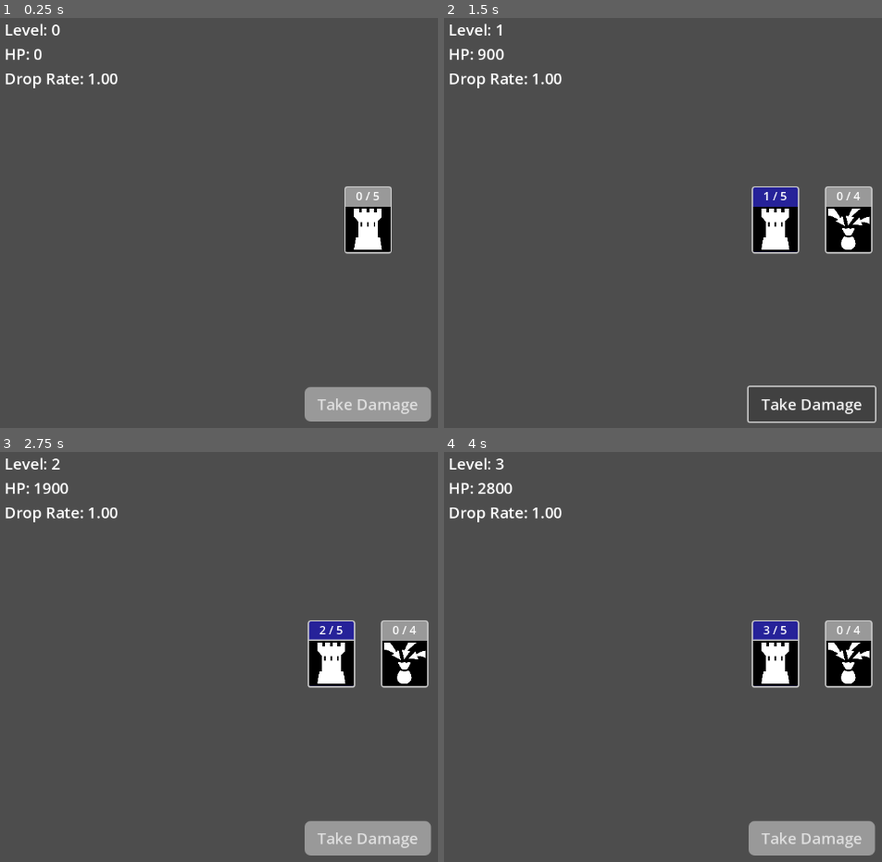
Above: before the commit, frames 1-4 (two rows, left to right).
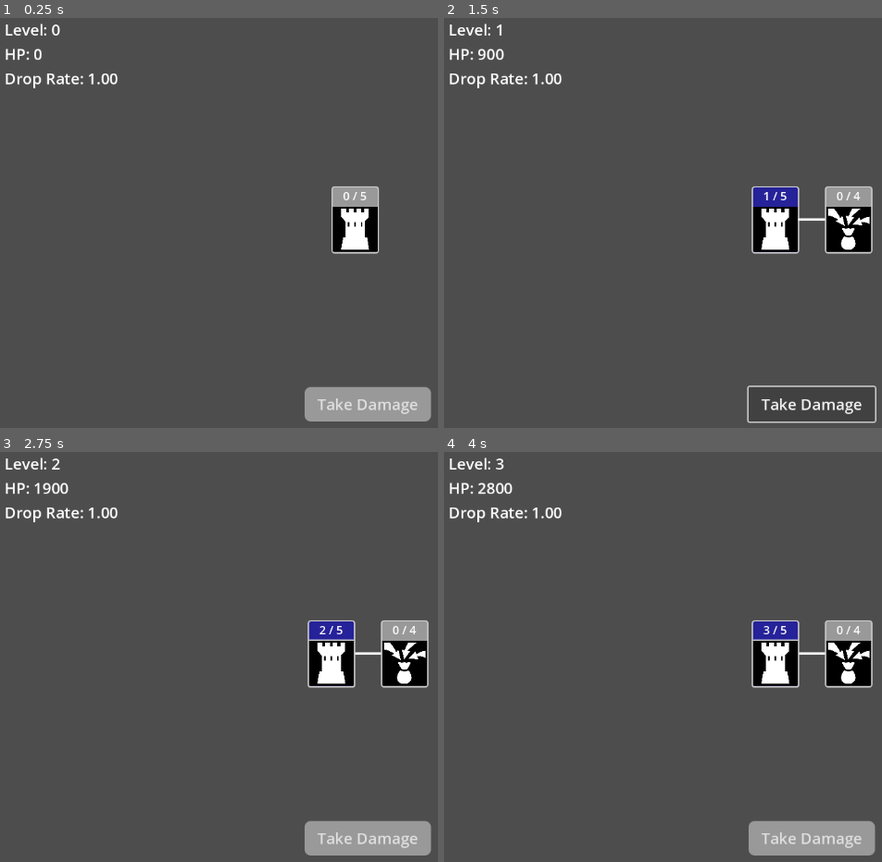
Above: after the commit, the same moments.

Repository: alexshopov/godot-skill-tree-gdscript
Game: Godot game, scene res://scenes/upgrade_screen/upgrade_screen.tscn
Two runs of this game, one before a commit and one after it. Both use one fixed random seed, a clock stepped at 60 frames per second and the inputs below.
Inputs (mouse positions are in pixels of both pictures, inside the frame that each line leads up to; where the layout moved, square brackets give the same spot in the first picture):
- Up to frame 1 (0.25 s): no input
- Up to frame 2 (1.5 s): click (798, 231) [811, 231] at 0.5 s; click "Take Damage" at 1.25 s
- Up to frame 3 (2.75 s): click (332, 665) at 2.02 s
- Up to frame 4 (4 s): click "Take Damage" at 2.75 s; click (776, 665) at 3.52 s

The runs differ from the first frame. In frame 1, 1.6% of the frame differs, in the area x 75-90%, y 41-58%; in frame 2, less than 0.1%; in frame 3, less than 0.1%; in frame 4, less than 0.1%.

Commit message:
draw line between unlocked parent-child ability nodes

Diff:
--- a/entities/prime_tower/prime_tower_ability.gd
+++ b/entities/prime_tower/prime_tower_ability.gd
@@ -6,6 +6,5 @@
 	var instance := super()
 
 	instance.is_active = true
-	instance.unlocks.append("drop_rate")
 
 	return instance
--- a/globals/signal_bus.gd
+++ b/globals/signal_bus.gd
@@ -1,4 +1,3 @@
 extends Node
 
-signal ability_unlocked(ability_id: String)
 signal ability_updated(ability: Ability)
--- a/project.godot
+++ b/project.godot
@@ -23,3 +23,7 @@
 [debug]
 
 gdscript/warnings/unused_signal=0
+
+[global_group]
+
+ability_nodes=""
--- a/resources/drop_rate.tres
+++ b/resources/drop_rate.tres
@@ -1,9 +1,11 @@
-[gd_resource type="Resource" script_class="DropRate" load_steps=2 format=3 uid="uid://5tqnco2pdpum"]
+[gd_resource type="Resource" script_class="DropRateAbility" load_steps=3 format=3 uid="uid://5tqnco2pdpum"]
 
 [ext_resource type="Script" uid="uid://5t2qyhugbc4r" path="res://entities/drop_rate/drop_rate_ability.gd" id="1_inw80"]
+[ext_resource type="Texture2D" uid="uid://bd66dmt3af5ht" path="res://assets/drop_rate.svg" id="1_j18k7"]
 
 [resource]
 script = ExtResource("1_inw80")
 id = "drop_rate"
+icon = ExtResource("1_j18k7")
 max_level = 4
 metadata/_custom_type_script = "uid://5t2qyhugbc4r"
--- a/resources/prime_tower.tres
+++ b/resources/prime_tower.tres
@@ -1,10 +1,15 @@
-[gd_resource type="Resource" script_class="PrimeTower" load_steps=2 format=3 uid="uid://bhikku16bb8vy"]
+[gd_resource type="Resource" script_class="PrimeTower" load_steps=5 format=3 uid="uid://bhikku16bb8vy"]
 
 [ext_resource type="Script" uid="uid://dn8pmqq6ts0nb" path="res://entities/prime_tower/prime_tower_ability.gd" id="1_ig7wj"]
+[ext_resource type="Texture2D" uid="uid://c7hn8kx4dheuo" path="res://assets/main_tower.svg" id="1_uplxg"]
+[ext_resource type="Script" uid="uid://cs3halbrv1yo8" path="res://scenes/ability_node/ability.gd" id="3_g0ycx"]
+[ext_resource type="Resource" uid="uid://5tqnco2pdpum" path="res://resources/drop_rate.tres" id="4_uhtwx"]
 
 [resource]
 script = ExtResource("1_ig7wj")
 is_active = true
 id = "prime_tower"
+icon = ExtResource("1_uplxg")
 max_level = 5
+unlocks = Array[ExtResource("3_g0ycx")]([ExtResource("4_uhtwx")])
 metadata/_custom_type_script = "uid://dn8pmqq6ts0nb"
--- a/scenes/ability_node/ability.gd
+++ b/scenes/ability_node/ability.gd
@@ -6,11 +6,14 @@
 @export
 var id : String
 @export
+var icon : CompressedTexture2D
+@export
 var max_level : int
 @export
 var level : int
 @export
-var unlocks: Array[String]
+var unlocks: Array[Ability]
+
 
 func level_up() -> void:
 	pass
@@ -26,11 +29,6 @@
 		return
 
 	level += 1
-	if (level > 0):
-		for ability in unlocks:
-			SignalBus.ability_unlocked.emit(ability)
-
-
 	level_fn.call()
 
 	SignalBus.ability_updated.emit(self)
@@ -41,6 +39,7 @@
 
 	instance.is_active = false
 	instance.id = id
+	instance.icon = icon
 	instance.max_level = max_level
 	instance.level = level
 
--- a/scenes/ability_node/ability_node.gd
+++ b/scenes/ability_node/ability_node.gd
@@ -4,14 +4,6 @@
 
 const ACTIVE_STYLEBOX : StyleBoxFlat = preload("res://scenes/ability_node/ability_node_stylebox_active.tres")
 const INACTIVE_STYLEBOX : StyleBoxFlat = preload("res://scenes/ability_node/ability_node_stylebox_inactive.tres")
-
-@export
-var icon : CompressedTexture2D :
-	set(value):
-		icon = value
-
-		if ability_icon:
-			ability_icon.texture = icon
 
 
 @onready
@@ -25,7 +17,7 @@
 
 
 func _ready():
-	ability_icon.texture = icon
+	ability_icon.texture = _ability.icon
 	add_theme_stylebox_override("panel", INACTIVE_STYLEBOX)
 
 	if Engine.is_editor_hint():
@@ -37,22 +29,54 @@
 	if not _ability.is_active:
 		hide()
 
-	SignalBus.ability_unlocked.connect(_on_ability_unlocked)
+
+# func _process(_delta: float) -> void:
+# 	queue_redraw()
 
 
+func _draw() -> void:
+	for res in _ability.unlocks:
+		var target_node := _get_ability_node(res)
 
-func _on_ability_unlocked(ability_id: String) -> void:
-	if _ability.id == ability_id:
-		AbilityManager.abilities.get(ability_id).unlock()
-		show()
+		if not target_node or not target_node._ability.is_active: continue
+
+		var start = center()
+		var end  = target_node.global_position + target_node.center()
+		var color = Color.WHITE_SMOKE
+		draw_line(start, end - global_position, color, 4)
+
+
+func unlock() -> void:
+	AbilityManager.abilities.get(_ability.id).unlock()
+	show()
+
+
+func center() -> Vector2:
+	return custom_minimum_size / 2
 
 
 func _on_ability_button_pressed() -> void:
-	add_theme_stylebox_override("panel", ACTIVE_STYLEBOX)
+	if _ability.level == _ability.max_level: return
 
 	_ability.level_up()
+	if _ability.level == 1:
+		add_theme_stylebox_override("panel", ACTIVE_STYLEBOX)
+
 	_update_label()
+
+	for res in _ability.unlocks:
+		var n := _get_ability_node(res)
+		n.unlock()
+		queue_redraw()
 
 
 func _update_label() -> void:
 	level_label.text = "%d / %d" % [_ability.level, _ability.max_level]
+
+
+func _get_ability_node(ability : Ability) -> AbilityNode:
+	for ability_node in get_tree().get_nodes_in_group("ability_nodes"):
+		if ability_node._ability.id == ability.id:
+			return ability_node
+
+	return null
--- a/scenes/ability_node/ability_node.tscn
+++ b/scenes/ability_node/ability_node.tscn
@@ -3,7 +3,7 @@
 [ext_resource type="StyleBox" uid="uid://bc8p2o0i3vvg7" path="res://scenes/ability_node/ability_node_stylebox_inactive.tres" id="1_cr3yn"]
 [ext_resource type="Script" uid="uid://ualuxw2yjjqc" path="res://scenes/ability_node/ability_node.gd" id="1_lu8ib"]
 
-[node name="AbilityNode" type="PanelContainer"]
+[node name="AbilityNode" type="PanelContainer" groups=["ability_nodes"]]
 custom_minimum_size = Vector2(74, 105)
 offset_right = 74.0
 offset_bottom = 105.0
--- a/scenes/upgrade_screen/upgrade_screen.tscn
+++ b/scenes/upgrade_screen/upgrade_screen.tscn
@@ -1,10 +1,8 @@
-[gd_scene load_steps=8 format=3 uid="uid://bfwik7j6xmwrq"]
+[gd_scene load_steps=6 format=3 uid="uid://bfwik7j6xmwrq"]
 
 [ext_resource type="PackedScene" uid="uid://ki08mjslq50j" path="res://scenes/ability_node/ability_node.tscn" id="1_adbc8"]
 [ext_resource type="Script" uid="uid://qr21rx0f0bya" path="res://scenes/upgrade_screen/upgrade_screen.gd" id="1_scxlh"]
-[ext_resource type="Texture2D" uid="uid://bd66dmt3af5ht" path="res://assets/drop_rate.svg" id="3_jfq8n"]
 [ext_resource type="Script" uid="uid://bimqk71xx4ai6" path="res://entities/prime_tower/prime_tower_node.gd" id="3_o7111"]
-[ext_resource type="Texture2D" uid="uid://c7hn8kx4dheuo" path="res://assets/main_tower.svg" id="3_uiaal"]
 [ext_resource type="Script" uid="uid://c3gl2ty1632ng" path="res://entities/drop_rate/drop_rate_node.gd" id="5_o7111"]
 
 [sub_resource type="StyleBoxFlat" id="StyleBoxFlat_scxlh"]
@@ -67,17 +65,21 @@
 theme_override_constants/separation = 40
 alignment = 1
 
-[node name="PrimeTower" parent="MarginContainer/HBoxContainer" instance=ExtResource("1_adbc8")]
+[node name="VBoxContainer" type="VBoxContainer" parent="MarginContainer/HBoxContainer"]
+layout_mode = 2
+
+[node name="PrimeTower" parent="MarginContainer/HBoxContainer/VBoxContainer" instance=ExtResource("1_adbc8")]
 unique_name_in_owner = true
 layout_mode = 2
 script = ExtResource("3_o7111")
-icon = ExtResource("3_uiaal")
 
-[node name="DropRate" parent="MarginContainer/HBoxContainer" instance=ExtResource("1_adbc8")]
+[node name="VBoxContainer2" type="VBoxContainer" parent="MarginContainer/HBoxContainer"]
+layout_mode = 2
+
+[node name="DropRate" parent="MarginContainer/HBoxContainer/VBoxContainer2" instance=ExtResource("1_adbc8")]
 unique_name_in_owner = true
 layout_mode = 2
 script = ExtResource("5_o7111")
-icon = ExtResource("3_jfq8n")
 
 [node name="TakeDamageButton" type="Button" parent="MarginContainer"]
 layout_mode = 2
